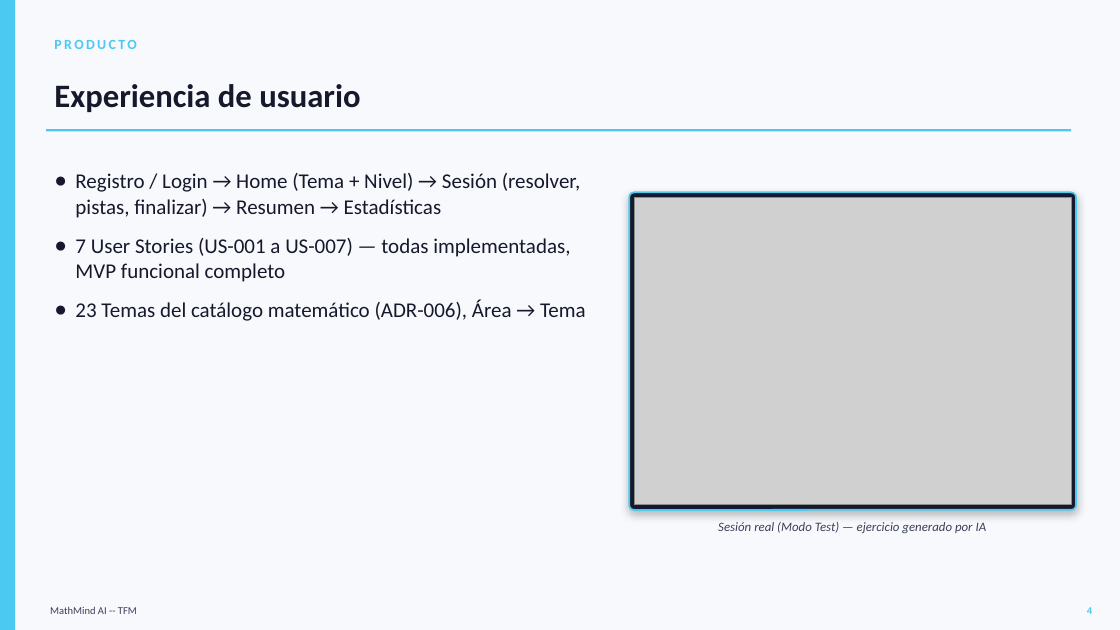
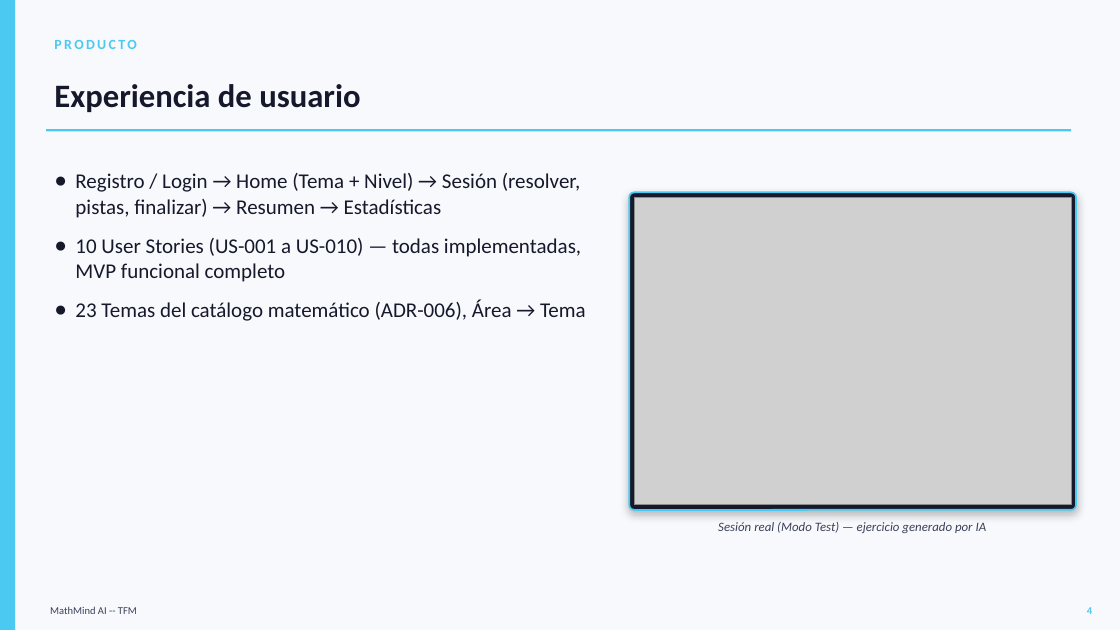
Before and after one commit to RAOMG-IA/mathMindIA, a slide deck: slide 4 of docs/TFM_Presentacion.pptx. Drawn at 1120x630 pixels with LibreOffice and Linux fonts; fonts in the diff are those of the drawing; grey boxes stand for pictures. Boxes give left, top, right and bottom in pixels: in the first picture for what was removed or moved away, otherwise in the second. Text is boxed around its words. In the diff, an @@ line names an element or a change of style, - is before the commit and + after.

```diff
--- a/docs/TFM_Presentacion.pptx
+++ b/docs/TFM_Presentacion.pptx
@@ text at (75,238,581,282): text changed @@
-● 7 User Stories (US-001 a US-007) — todas implementadas, MVP funcional completo
+● 10 User Stories (US-001 a US-010) — todas implementadas, MVP funcional completo
```
Also in this commit, not shown: 5 other slides changed, 3 slides added, 4 other files.
